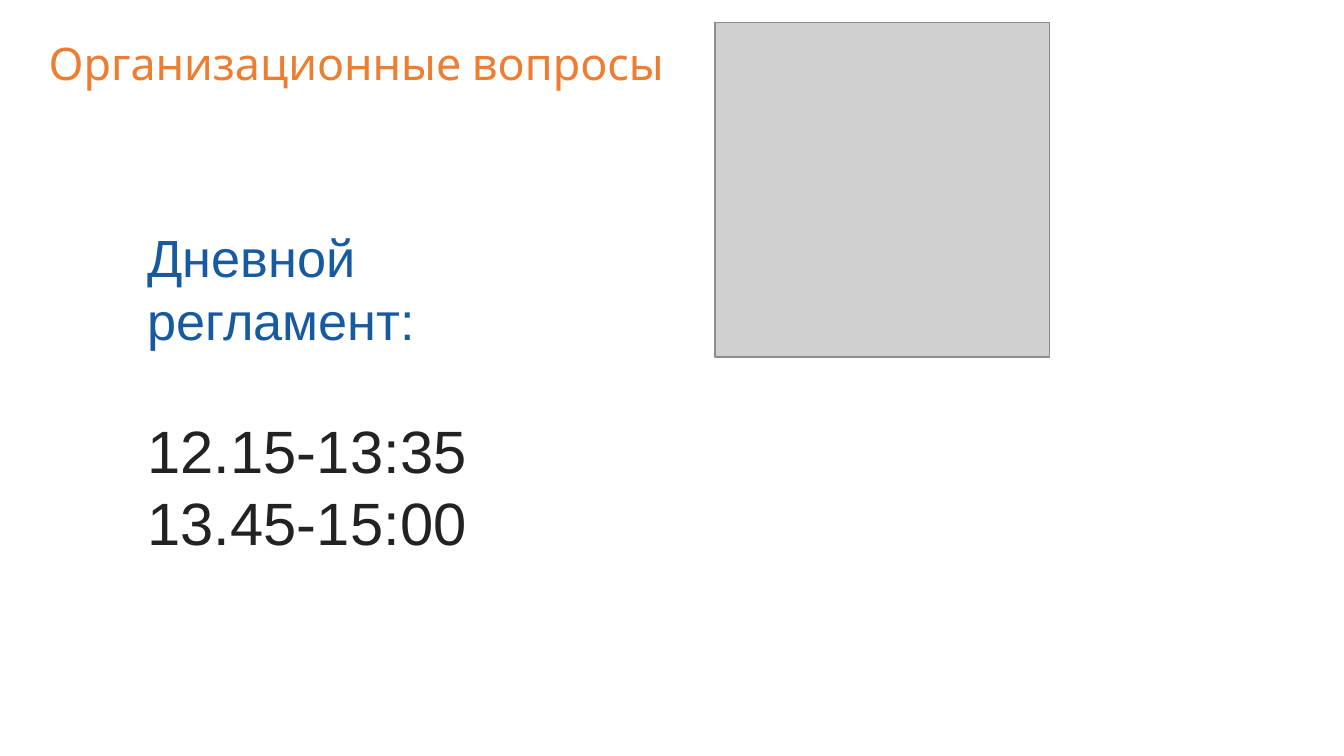
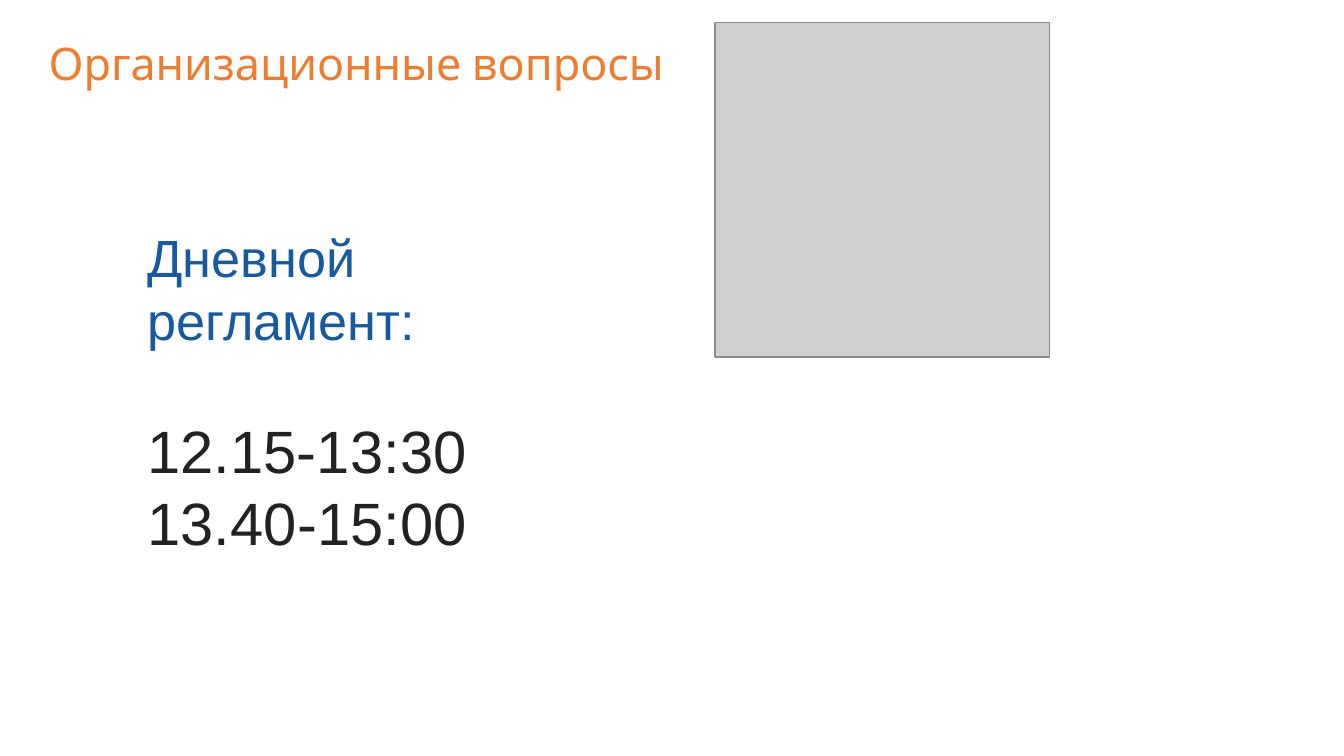
Before and after one commit to ookotukoo/pt-2.1-from-11.11, a slide deck: slide 4 of m1/ppt/1.pptx (slide 6 before the commit). Drawn at 1344x756 pixels with LibreOffice and Linux fonts; fonts in the diff are those of the drawing; grey boxes stand for pictures; background and template pictures are left out. Boxes give left, top, right and bottom in pixels: in the first picture for what was removed or moved away, otherwise in the second. Text is boxed around its words. In the diff, an @@ line names an element or a change of style, - is before the commit and + after.

```diff
--- a/m1/ppt/1.pptx
+++ b/m1/ppt/1.pptx
@@ text at box(148, 431, 467, 546): text changed @@
-12.15-13:35
-13.45-15:00
+12.15-13:30
+13.40-15:00
```
Also in this commit, not shown: 2 other slides changed, 9 slides added, 1 slide removed, 7 other files.
